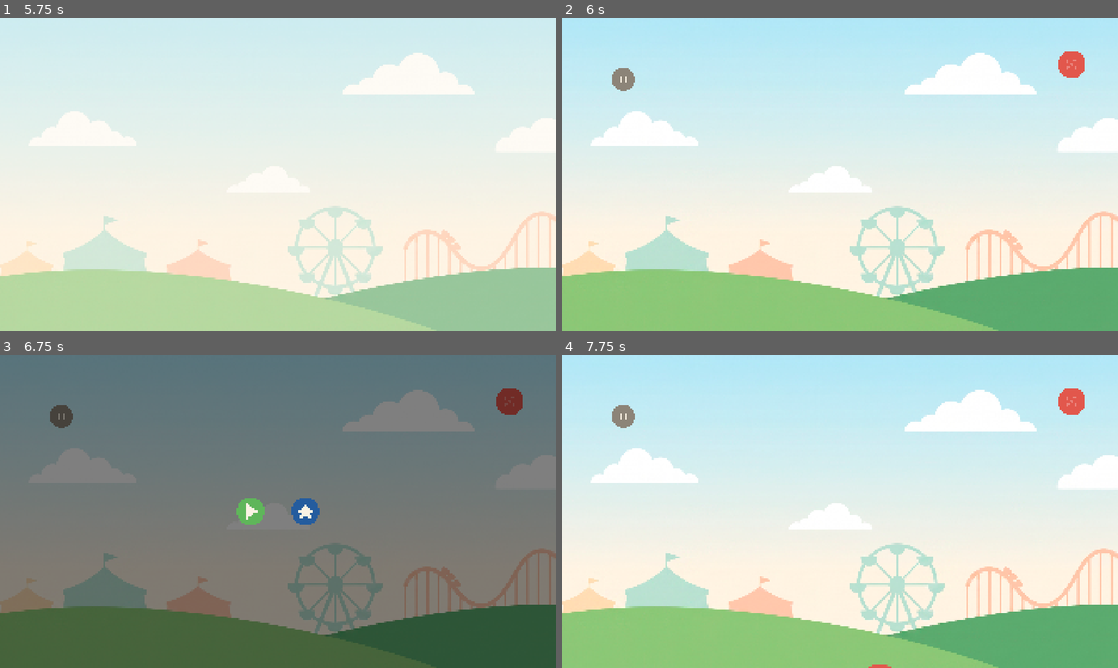
Above: before the commit, frames 1-4 (two rows, left to right).
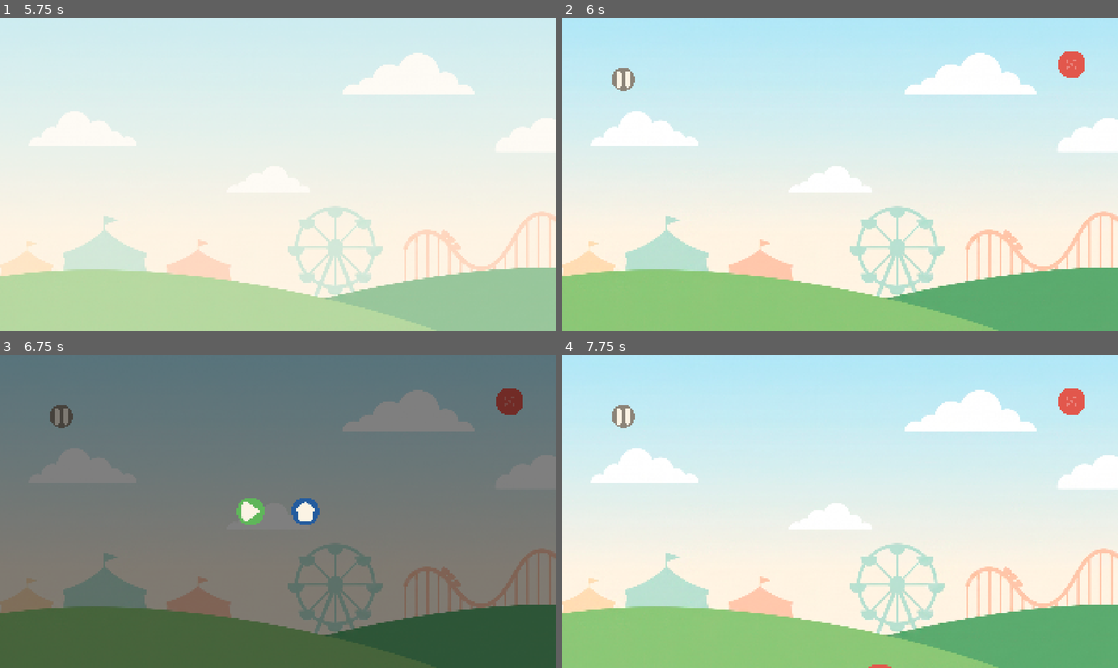
Above: after the commit, the same moments.

Repository: paulalegre/Kiwito
Game: Godot game, scene res://root.tscn
Same seed, same stepped clock (60 frames per second), same inputs: the game is played once before the commit and once after it.
Inputs (mouse positions are in pixels of both pictures, inside the frame that each line leads up to):
- Up to frame 1 (5.75 s): tap Enter at 0.5, 2, 3.5 s; drag from (278, 174) to (38, 58) at 0.52 s; tap Space at 1.25, 2.75, 4.25 s; drag from (38, 58) to (278, 174) at 1.27 s; move the mouse to (333, 105) at 2.02 s; tap Ctrl at 2.1 s; click (333, 105) at 2.17 s; drag from (250, 237) to (111, 127) at 2.77 s; move the mouse to (444, 221) at 3.52 s; tap Alt at 3.6 s; click (444, 221) at 3.67 s; tap Escape at 4.15 s; drag from (111, 127) to (194, 96) at 4.27 s; move the mouse to (305, 174) at 5.02 s; hold Shift from 5.03 s (still down); click (305, 174) at 5.17 s
- Up to frame 2 (6 s): release Shift at 5.75 s; drag from (756, 96) to (728, 190) at 5.77 s
- Up to frame 3 (6.75 s): drag from (61, 417) to (333, 442) at 6.52 s
- Up to frame 4 (7.75 s): drag from (812, 511) to (812, 574) at 7.27 s

Frame 1 is identical in both runs. In frame 2, less than 0.1% of the frame differs, in the area x 9-13%, y 17-23%; in frame 3, 0.2%, in the area x 9-57%, y 17-54%; in frame 4, less than 0.1%.

Commit message:
feat: replace procedural icons with texture-based rendering in TappableIcon and add UI assets

Diff:
--- a/shared/ui_elements/pause_menu/pause_overlay.tscn
+++ b/shared/ui_elements/pause_menu/pause_overlay.tscn
@@ -1,8 +1,11 @@
-[gd_scene load_steps=4 format=3]
+[gd_scene load_steps=7 format=3]
 
 [ext_resource type="Script" path="res://shared/ui_elements/pause_menu/pause_overlay.gd" id="1_script"]
 [ext_resource type="Script" path="res://shared/ui_elements/pause_menu/tappable_icon.gd" id="2_icon"]
 [ext_resource type="Resource" path="res://shared/global_assets/palette.tres" id="3_palette"]
+[ext_resource type="Texture2D" path="res://design/ui/ui_icon_pause.png" id="4_glyph_pause"]
+[ext_resource type="Texture2D" path="res://design/ui/ui_icon_continue.png" id="5_glyph_continue"]
+[ext_resource type="Texture2D" path="res://design/ui/ui_icon_exit.png" id="6_glyph_exit"]
 
 [node name="PauseOverlay" type="CanvasLayer"]
 layer = 50
@@ -18,7 +21,7 @@
 palette = ExtResource("3_palette")
 color_id = &"warm_grey_tint"
 icon_radius = 40.0
-glyph = 1
+glyph_texture = ExtResource("4_glyph_pause")
 
 [node name="Overlay" type="ColorRect" parent="."]
 anchors_preset = 15
@@ -47,11 +50,11 @@
 palette = ExtResource("3_palette")
 color_id = &"green_hoja"
 icon_radius = 48.0
-glyph = 2
+glyph_texture = ExtResource("5_glyph_continue")
 
 [node name="SalirButton" type="Control" parent="Overlay/CenterContainer/HBoxContainer"]
 script = ExtResource("2_icon")
 palette = ExtResource("3_palette")
 color_id = &"blue_oceano"
 icon_radius = 48.0
-glyph = 3
+glyph_texture = ExtResource("6_glyph_exit")
--- a/shared/ui_elements/pause_menu/tappable_icon.gd
+++ b/shared/ui_elements/pause_menu/tappable_icon.gd
@@ -3,33 +3,24 @@
 
 ## Ícono táctil reutilizable para chrome de UI (botón Casa, Continuar, Salir
 ## al Hub). Hitbox +30% sobre el ícono visible (CLAUDE.md reglas de input),
-## sin texto: un círculo teñido desde `Palette` con un glifo plano encima,
-## construido por superposición de formas redondeadas (Direccion_de_Arte.md
-## §3: sin contorno, sin ángulos rectos, falso volumen por planos).
+## sin texto: un círculo teñido desde `Palette` con una textura de glifo
+## encima, teñida en runtime vía `modulate` (mismo mecanismo que
+## `Balloon.setup()` con `balloon_base.png`/`balloon_volume.png`).
 
 signal tapped
 
-enum Glyph { NONE, PAUSE, PLAY, HOME }
-
 const GLYPH_COLOR_ID: StringName = &"cream_fade"
 
-const PAUSE_BAR_WIDTH_RATIO: float = 0.16
-const PAUSE_BAR_HEIGHT_RATIO: float = 0.6
-const PAUSE_BAR_GAP_RATIO: float = 0.22
-
-const PLAY_TRIANGLE_EXTENT_RATIO: float = 0.5
-const PLAY_TRIANGLE_CORNER_RATIO: float = 0.08
-
-const HOME_ROOF_EXTENT_RATIO: float = 0.5
-const HOME_ROOF_HEIGHT_RATIO: float = 0.42
-const HOME_ROOF_CORNER_RATIO: float = 0.08
-const HOME_BASE_SIZE_RATIO: Vector2 = Vector2(0.62, 0.4)
-const HOME_BASE_CORNER_RATIO: float = 0.14
+## Lado del mayor cuadrado inscrito en el círculo base (radio × √2): el
+## padding entre el glifo y el borde del círculo vive acá, no en el margen
+## interno del PNG entregado — así ninguna textura, tenga o no margen propio,
+## puede sobresalir del círculo.
+const GLYPH_INSCRIBED_SCALE: float = 1.4142135
 
 @export var palette: Palette
 @export var color_id: StringName = &""
 @export var icon_radius: float = 40.0
-@export var glyph: Glyph = Glyph.NONE
+@export var glyph_texture: Texture2D
 
 func _ready() -> void:
 	var hitbox_radius: float = icon_radius * 1.3
@@ -43,100 +34,10 @@
 		return
 	var center: Vector2 = size / 2.0
 	draw_circle(center, icon_radius, palette.get_color(color_id))
-	_draw_glyph(center)
-
-func _draw_glyph(center: Vector2) -> void:
-	if glyph == Glyph.NONE:
-		return
-
-	var glyph_color: Color = palette.get_color(GLYPH_COLOR_ID)
-	match glyph:
-		Glyph.PAUSE:
-			_draw_pause_glyph(center, glyph_color)
-		Glyph.PLAY:
-			_draw_play_glyph(center, glyph_color)
-		Glyph.HOME:
-			_draw_home_glyph(center, glyph_color)
-
-func _draw_pause_glyph(center: Vector2, glyph_color: Color) -> void:
-	var bar_width: float = icon_radius * PAUSE_BAR_WIDTH_RATIO
-	var bar_height: float = icon_radius * PAUSE_BAR_HEIGHT_RATIO
-	var gap: float = icon_radius * PAUSE_BAR_GAP_RATIO
-	_draw_capsule(center + Vector2(-gap, 0.0), bar_width, bar_height, glyph_color)
-	_draw_capsule(center + Vector2(gap, 0.0), bar_width, bar_height, glyph_color)
-
-## Cápsula vertical (rectángulo + dos círculos en los extremos): la misma
-## técnica de superposición de formas planas que ya usa Balloon/GoalBox para
-## fingir volumen, aquí para evitar puntas rectas en las barras de pausa.
-func _draw_capsule(capsule_center: Vector2, width: float, height: float, color: Color) -> void:
-	var half_width: float = width / 2.0
-	var straight_height: float = maxf(height - width, 0.0)
-	if straight_height > 0.0:
-		var rect_position: Vector2 = capsule_center - Vector2(half_width, straight_height / 2.0)
-		draw_rect(Rect2(rect_position, Vector2(width, straight_height)), color)
-	draw_circle(capsule_center + Vector2(0.0, -straight_height / 2.0), half_width, color)
-	draw_circle(capsule_center + Vector2(0.0, straight_height / 2.0), half_width, color)
-
-func _draw_play_glyph(center: Vector2, glyph_color: Color) -> void:
-	var extent: float = icon_radius * PLAY_TRIANGLE_EXTENT_RATIO
-	var corner_radius: float = icon_radius * PLAY_TRIANGLE_CORNER_RATIO
-	var points: PackedVector2Array = PackedVector2Array([
-		center + Vector2(-extent * 0.5, -extent),
-		center + Vector2(extent, 0.0),
-		center + Vector2(-extent * 0.5, extent),
-	])
-	_draw_rounded_triangle(points, corner_radius, glyph_color)
-
-func _draw_home_glyph(center: Vector2, glyph_color: Color) -> void:
-	_draw_home_roof(center, glyph_color)
-	_draw_home_base(center, glyph_color)
-
-func _draw_home_roof(center: Vector2, glyph_color: Color) -> void:
-	var extent: float = icon_radius * HOME_ROOF_EXTENT_RATIO
-	var roof_height: float = icon_radius * HOME_ROOF_HEIGHT_RATIO
-	var corner_radius: float = icon_radius * HOME_ROOF_CORNER_RATIO
-	var points: PackedVector2Array = PackedVector2Array([
-		center + Vector2(0.0, -roof_height),
-		center + Vector2(extent, 0.0),
-		center + Vector2(-extent, 0.0),
-	])
-	_draw_rounded_triangle(points, corner_radius, glyph_color)
-
-func _draw_home_base(center: Vector2, glyph_color: Color) -> void:
-	var base_size: Vector2 = Vector2(icon_radius, icon_radius) * HOME_BASE_SIZE_RATIO
-	var corner_radius: float = icon_radius * HOME_BASE_CORNER_RATIO
-	var base_center: Vector2 = center + Vector2(0.0, base_size.y / 2.0)
-	_draw_rounded_rect(Rect2(base_center - base_size / 2.0, base_size), corner_radius, glyph_color)
-
-## Triángulo relleno (draw_polygon) con un círculo superpuesto en cada
-## vértice para redondear las puntas sin recurrir a un contorno.
-func _draw_rounded_triangle(points: PackedVector2Array, corner_radius: float, color: Color) -> void:
-	draw_polygon(points, PackedColorArray([color]))
-	for point: Vector2 in points:
-		draw_circle(point, corner_radius, color)
-
-## Rectángulo redondeado: cruz de dos rectángulos inscritos + un círculo por
-## esquina, misma técnica de planos superpuestos.
-func _draw_rounded_rect(rect: Rect2, corner_radius: float, color: Color) -> void:
-	var inset_h: Rect2 = Rect2(
-		rect.position + Vector2(corner_radius, 0.0),
-		rect.size - Vector2(corner_radius * 2.0, 0.0)
-	)
-	var inset_v: Rect2 = Rect2(
-		rect.position + Vector2(0.0, corner_radius),
-		rect.size - Vector2(0.0, corner_radius * 2.0)
-	)
-	draw_rect(inset_h, color)
-	draw_rect(inset_v, color)
-
-	var corners: Array[Vector2] = [
-		rect.position,
-		rect.position + Vector2(rect.size.x, 0.0),
-		rect.position + Vector2(0.0, rect.size.y),
-		rect.position + rect.size,
-	]
-	for corner: Vector2 in corners:
-		draw_circle(corner, corner_radius, color)
+	if glyph_texture != null:
+		var glyph_size: Vector2 = Vector2.ONE * icon_radius * GLYPH_INSCRIBED_SCALE
+		var rect: Rect2 = Rect2(center - glyph_size / 2.0, glyph_size)
+		draw_texture_rect(glyph_texture, rect, false, palette.get_color(GLYPH_COLOR_ID))
 
 func _on_gui_input(event: InputEvent) -> void:
 	if not event is InputEventScreenTouch:
Binary file added: design/ui/ui_icon_continue.png
Not shown, added: design/ui/ui_icon_continue.png.import
Binary file added: design/ui/ui_icon_exit.png
Not shown, added: design/ui/ui_icon_exit.png.import
Binary file added: design/ui/ui_icon_pause.png
Not shown, added: design/ui/ui_icon_pause.png.import
Renamed: openspec/changes/archive/2026-07-31-fix-viewport-base-canvas/.openspec.yaml -> openspec/changes/archive/2026-07-31-pause-menu-icon-assets/.openspec.yaml
Not shown, changed: design/Assets_Pendientes.md
Not shown, added: openspec/changes/archive/2026-07-31-pause-menu-icon-assets/design.md
Not shown, added: openspec/changes/archive/2026-07-31-pause-menu-icon-assets/proposal.md
Not shown, added: openspec/changes/archive/2026-07-31-pause-menu-icon-assets/specs/pause-menu/spec.md
Not shown, added: openspec/changes/archive/2026-07-31-pause-menu-icon-assets/tasks.md
(and 2 more such lines)
